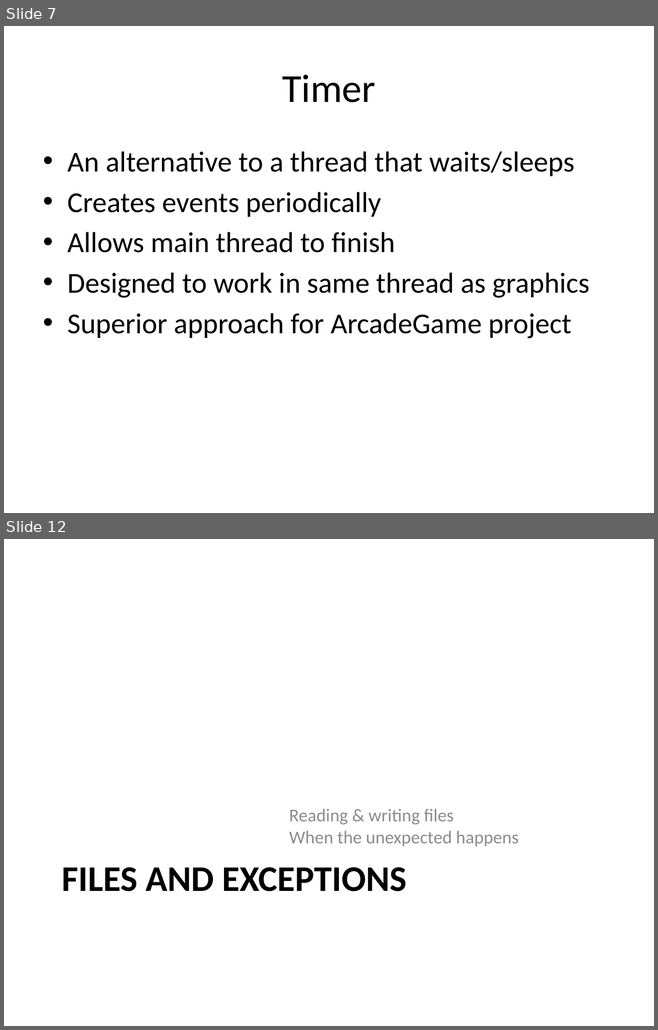
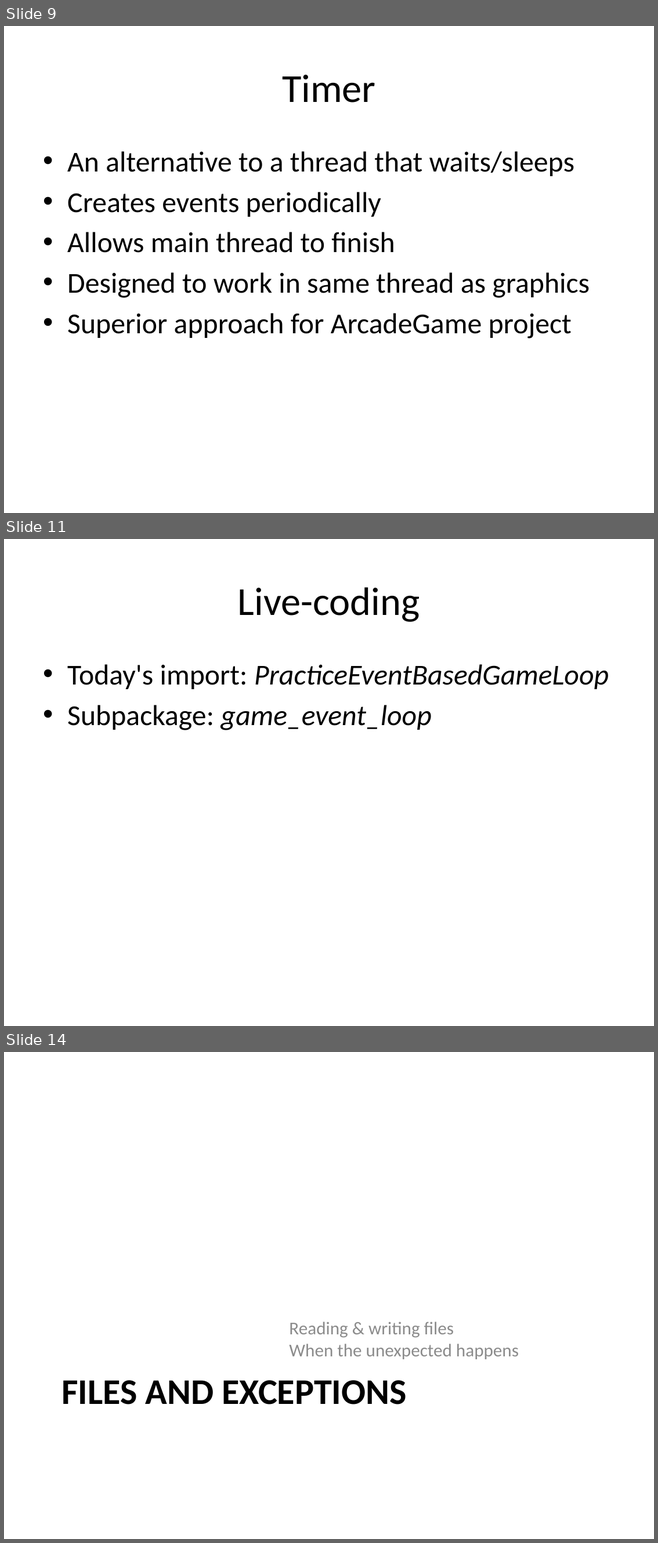
Before and after one commit to RHIT-CSSE/csse220, a slide deck: ClassMaterials/EventBasedGameLoop/Slides/EventBasedGameLoop.pptx. Shown one above the other, each under a label of ours: slides 7 and 12 before the commit, slides 9, 11 and 14 after it; the slides between them are not shown. The pictures are 658x1030 and 658x1543 pixels, drawn with LibreOffice and Linux fonts; fonts in the diff are those of the drawing. Boxes give left, top, right and bottom in pixels: in the first picture for what was removed or moved away, otherwise in the second. Text is boxed around its words. In the diff, an @@ line names an element or a change of style, - is before the commit and + after.

```diff
--- a/ClassMaterials/EventBasedGameLoop/Slides/EventBasedGameLoop.pptx
+++ b/ClassMaterials/EventBasedGameLoop/Slides/EventBasedGameLoop.pptx
@@ slide 11 added at bbox=[4, 539, 654, 1026], background #FFFFFF @@
@@ title added at bbox=[238, 587, 420, 622], 44 pt, text #000000 @@
+Live-coding
@@ text added at bbox=[67, 664, 608, 730], 32 pt, text #000000, italic @@
+• Today's import: PracticeEventBasedGameLoop
+• Subpackage: game_event_loop
@@ what was slide 7 is now slide 9 @@
@@ what was slide 12 is now slide 14 @@
```
Also in this commit, not shown: 3 slides changed, 4 other slides added, 3 slides removed.
